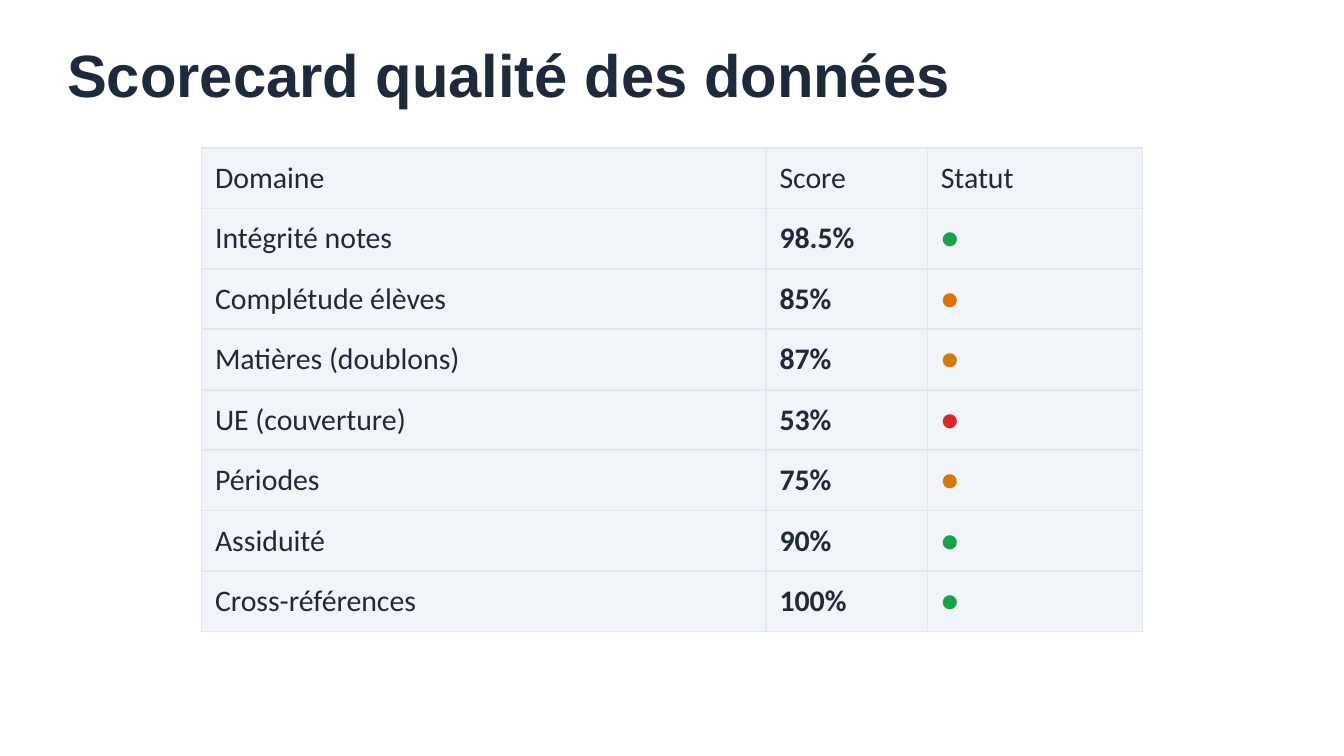
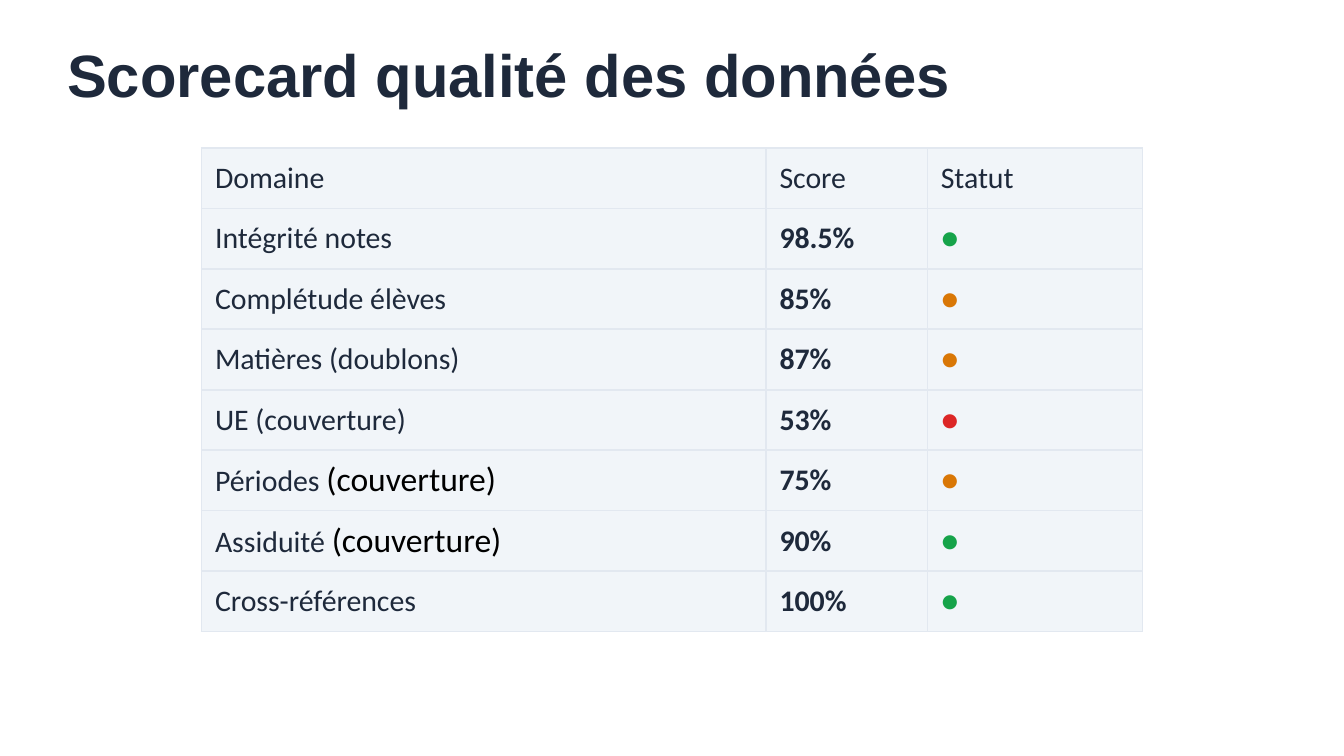
Before and after one commit to zack-abess/ism-migration-dashboard, a slide deck: slide 3 of audit_approfondi_presentation.pptx. Drawn at 1344x756 pixels with LibreOffice and Linux fonts; fonts in the diff are those of the drawing. Boxes give left, top, right and bottom in pixels: in the first picture for what was removed or moved away, otherwise in the second. Text is boxed around its words. In the diff, an @@ line names an element or a change of style, - is before the commit and + after.

```diff
--- a/audit_approfondi_presentation.pptx
+++ b/audit_approfondi_presentation.pptx
@@ table at (202,148,1142,632) @@
-row 6, column 1: Périodes
+row 6, column 1: Périodes (couverture)
-row 7, column 1: Assiduité
+row 7, column 1: Assiduité (couverture)
```
Also in this commit, not shown: 3 other files.
